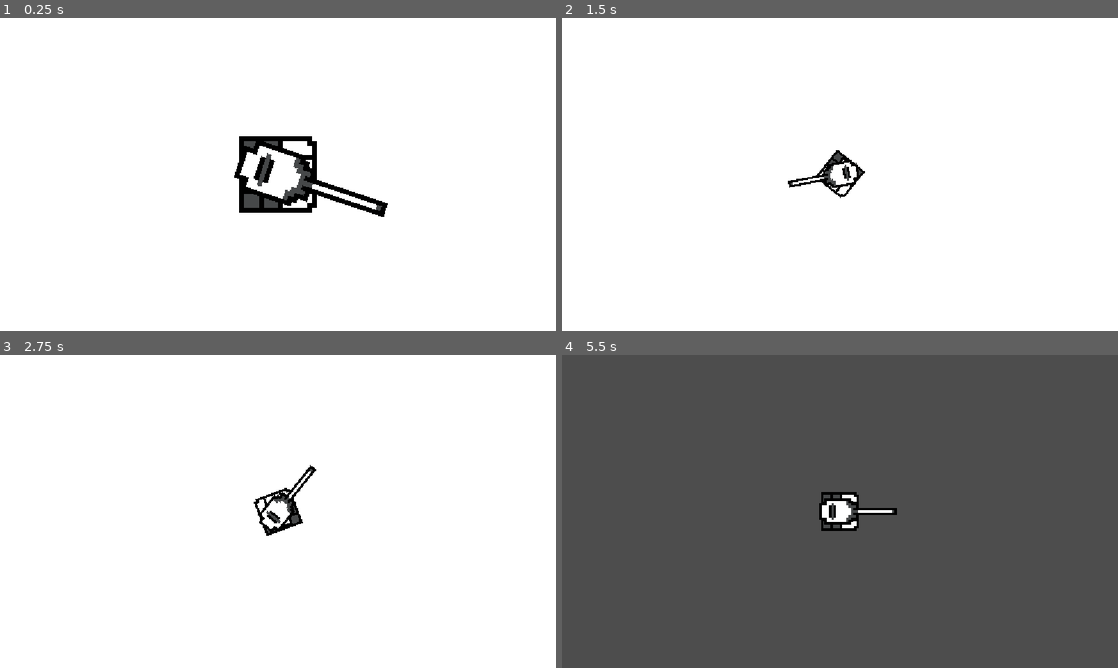
Above: before the commit, frames 1-4 (two rows, left to right).
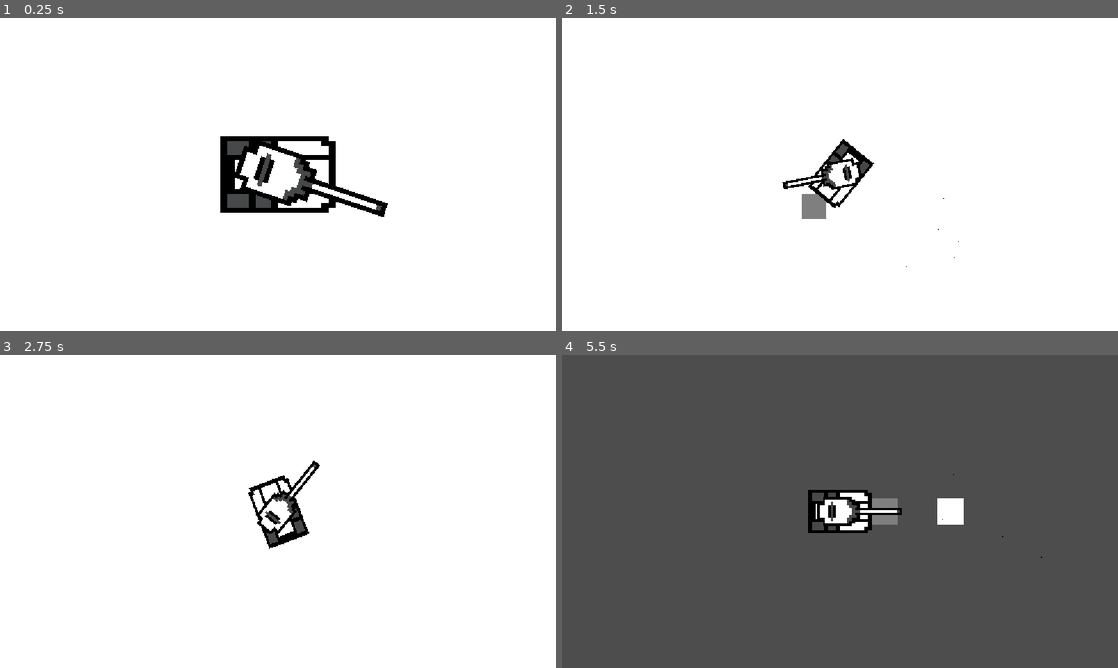
Above: after the commit, the same moments.

Repository: Dirga36/doodle_tank
Game: Godot game, scene res://scenes/main/main.tscn
Same seed, same stepped clock (60 frames per second), same inputs: the game is played once before the commit and once after it.
Inputs (mouse positions are in pixels of both pictures, inside the frame that each line leads up to):
- Up to frame 1 (0.25 s): no input
- Up to frame 2 (1.5 s): tap Enter at 0.5 s; move the mouse to (962, 158) at 0.52 s; press the mouse at (962, 158) at 0.53 s; hold D (right) 0.53-1.28 s; move the mouse to (728, 190) at 1.27 s; release the mouse at (728, 190) at 1.28 s; hold S (down) from 1.28 s (still down); tap Mouse wheel down (wheel_down) at 1.35 s
- Up to frame 3 (2.75 s): move the mouse to (333, 442) at 2.02 s; release S (down) at 2.03 s; hold D (right) from 2.03 s (still down); hold Mouse wheel up (wheel_up) from 2.03 s (still down)
- Up to frame 4 (5.5 s): move the mouse to (812, 574) at 2.77 s; release D (right) at 2.78 s; release Mouse wheel up (wheel_up) at 2.78 s; hold W (up) 2.78-3.53 s; click (812, 574) at 2.85 s; move the mouse to (1006, 558) at 3.52 s; hold Mouse wheel down (wheel_down) 3.53-4.28 s; hold A (left) 3.53-5.03 s; move the mouse to (673, 464) at 4.27 s; tap Mouse wheel up (wheel_up) at 4.35 s; move the mouse to (867, 511) at 5.02 s; press the mouse at (867, 511) at 5.03 s; hold S (down) from 5.03 s (still down)

The runs differ from the first frame. In frame 1, 1.5% of the frame differs, in the area x 39-61%, y 37-63%; in frame 2, 1.0%; in frame 3, 0.8%; in frame 4, 1.6%, in the area x 44-87%, y 38-65%.

Commit message:
add trail effect

Diff:
--- a/scenes/player/Player.tscn
+++ b/scenes/player/Player.tscn
@@ -6,7 +6,19 @@
 [ext_resource type="PackedScene" uid="uid://x4cuqvqshld" path="res://scenes/player/gun.tscn" id="2_gfjak"]
 
 [sub_resource type="RectangleShape2D" id="RectangleShape2D_1vivr"]
-size = Vector2(16, 16)
+size = Vector2(24, 16)
+
+[sub_resource type="Gradient" id="Gradient_524rm"]
+
+[sub_resource type="GradientTexture1D" id="GradientTexture1D_524rm"]
+gradient = SubResource("Gradient_524rm")
+
+[sub_resource type="ParticleProcessMaterial" id="ParticleProcessMaterial_1vivr"]
+particle_flag_disable_z = true
+gravity = Vector3(0, 0, 0)
+scale_min = 10.0
+scale_max = 10.0
+color_ramp = SubResource("GradientTexture1D_524rm")
 
 [node name="Player" type="CharacterBody2D" unique_id=1542430198]
 script = ExtResource("1_524rm")
@@ -16,10 +28,19 @@
 script = ExtResource("1_4kuee")
 
 [node name="Body" type="Sprite2D" parent="." unique_id=1570839702]
+z_index = 1
 texture_filter = 1
+scale = Vector2(1.5, 1)
 texture = ExtResource("1_gfjak")
 
 [node name="CollisionShape2D" type="CollisionShape2D" parent="." unique_id=1847681323]
 shape = SubResource("RectangleShape2D_1vivr")
 
 [node name="Gun" parent="." unique_id=882763557 instance=ExtResource("2_gfjak")]
+z_index = 1
+
+[node name="Trail" type="GPUParticles2D" parent="." unique_id=115994699]
+emitting = false
+amount = 2
+lifetime = 0.2
+process_material = SubResource("ParticleProcessMaterial_1vivr")
--- a/scenes/player/camera2d.gd
+++ b/scenes/player/camera2d.gd
@@ -1,8 +1,8 @@
 extends Camera2D
 
 @export var zoom_speed: float = 0.5
-@export var min_zoom: float = 0.5
-@export var max_zoom: float = 5.0
+@export var min_zoom: float = 2
+@export var max_zoom: float = 5.5
 @export var smooth_speed: float = 10.0 # Higher values = faster, lower = smoother
 
 # Track the intended target zoom level
--- a/scenes/player/gun.tscn
+++ b/scenes/player/gun.tscn
@@ -27,8 +27,10 @@
 initial_velocity_min = 50.0
 initial_velocity_max = 150.0
 gravity = Vector3(0, 0, 0)
-scale_max = 2.0
+scale_min = 2.0
+scale_max = 3.0
 scale_curve = SubResource("CurveTexture_j0ebl")
+color = Color(0.23753911, 0.23753914, 0.23753911, 1)
 color_ramp = SubResource("GradientTexture1D_e0dt0")
 
 [node name="Gun" type="Area2D" unique_id=882763557]
@@ -43,10 +45,11 @@
 shape = SubResource("CircleShape2D_j0ebl")
 
 [node name="Marker2D" type="Marker2D" parent="." unique_id=1669542452]
-position = Vector2(24, 0)
+position = Vector2(22, 0)
 
 [node name="GPUParticles2D" type="GPUParticles2D" parent="Marker2D" unique_id=1223999381]
 emitting = false
+amount = 20
 lifetime = 0.5
 one_shot = true
 explosiveness = 1.0
--- a/scenes/player/player.gd
+++ b/scenes/player/player.gd
@@ -1,8 +1,9 @@
 extends CharacterBody2D
+
+@onready var gpu_particles_2d: GPUParticles2D = get_tree().root.find_child("Trail", true, false)
 
 @export var speed = 250
 @export var rotation_speed = 3
-
 var rotation_direction = 0
 
 func get_input():
@@ -13,3 +14,6 @@
 	get_input()
 	rotation += rotation_direction * rotation_speed * delta
 	move_and_slide()
+
+	if velocity.length() > 0:
+		gpu_particles_2d.emitting = true
Binary file added: scenes/map/forward_arrow.png
Binary file changed: scenes/player/body.png
Binary file changed: scenes/player/bullet/bullet.png
